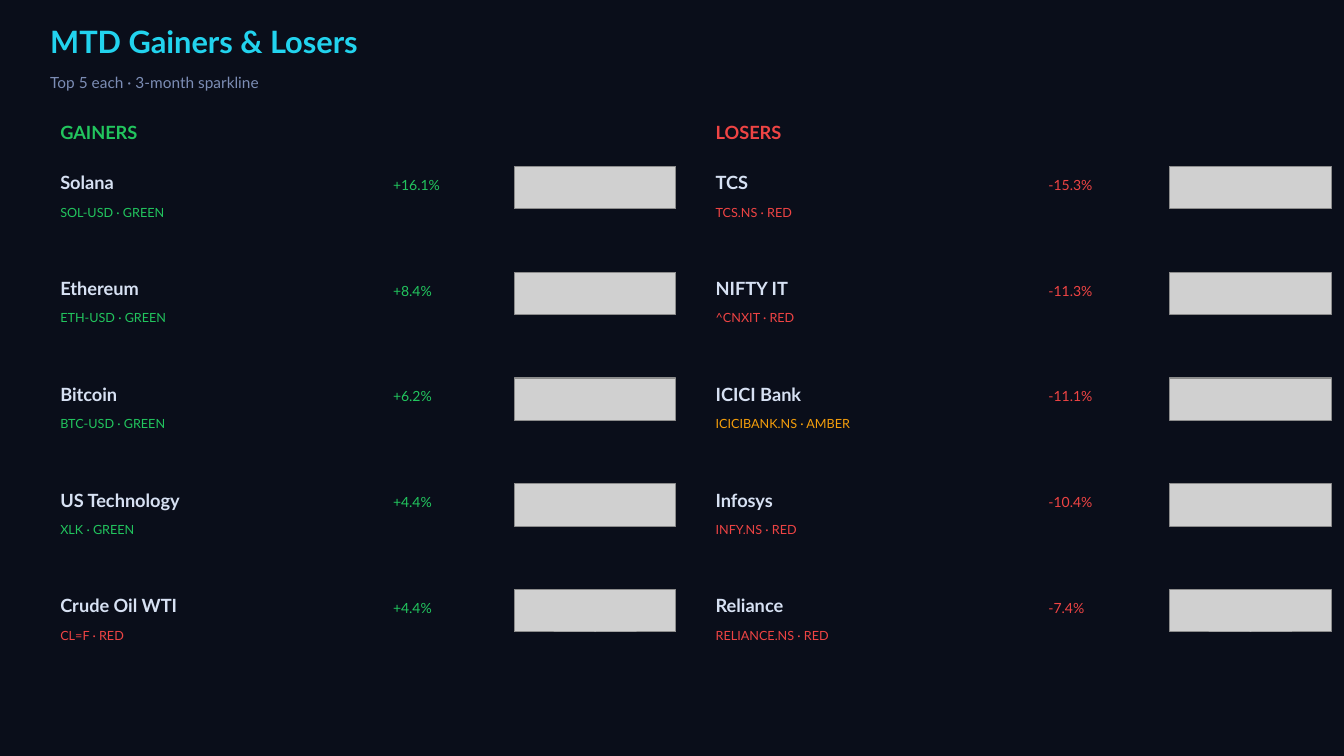
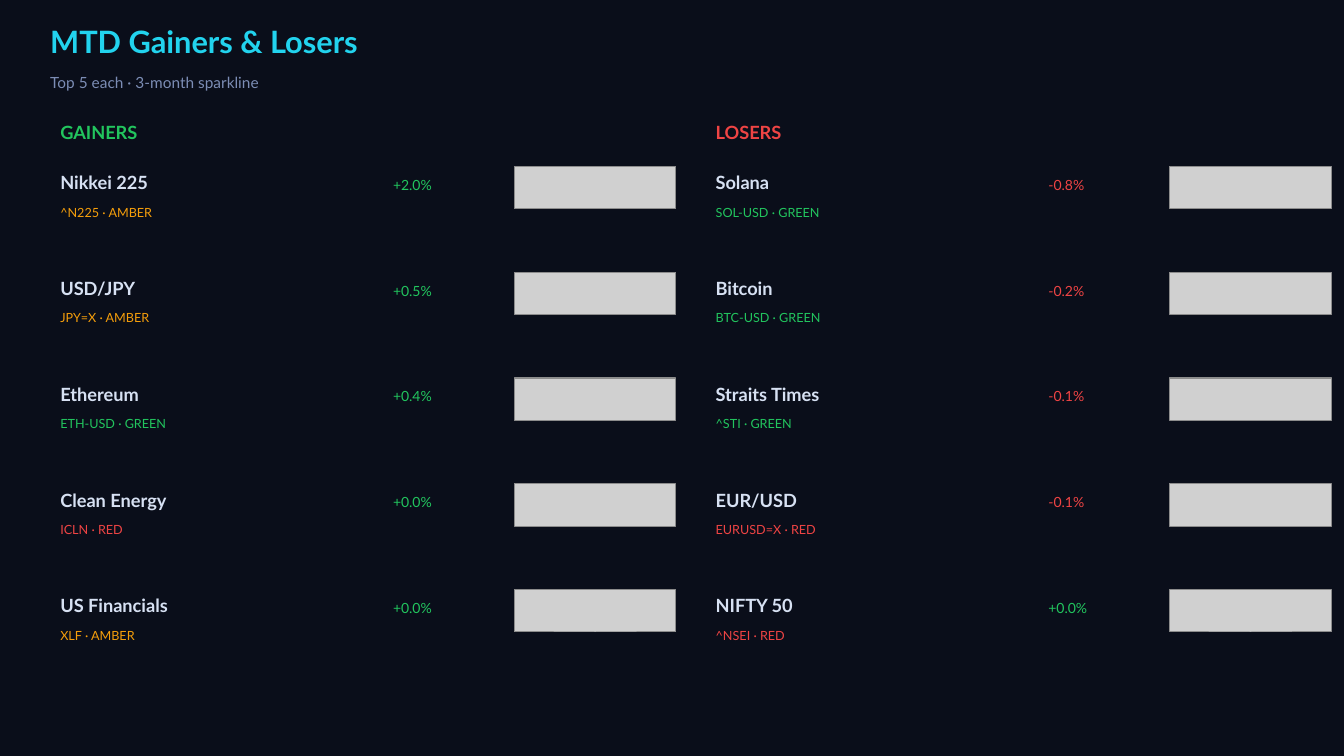
Before and after one commit to Pravkum23/pmr-terminal, a slide deck: slide 2 of docs/pmr_daily.pptx. Drawn at 1344x756 pixels with LibreOffice and Linux fonts; fonts in the diff are those of the drawing; grey boxes stand for pictures. Boxes give left, top, right and bottom in pixels: in the first picture for what was removed or moved away, otherwise in the second. Text is boxed around its words. In the diff, an @@ line names an element or a change of style, - is before the commit and + after.

```diff
--- a/docs/pmr_daily.pptx
+++ b/docs/pmr_daily.pptx
@@ text at [60, 175, 148, 189]: text changed @@
-Solana
+Nikkei 225
@@ text at [716, 175, 770, 189]: text changed @@
-TCS
+Solana
@@ text at [60, 208, 153, 217]: text changed; text colour #22C55E to #F59E0B @@
-SOL-USD · GREEN
+^N225 · AMBER
@@ text at [393, 180, 432, 190]: text changed @@
-+16.1%
++2.0%
@@ text at [716, 208, 819, 217]: text changed; text colour #EF4444 to #22C55E @@
-TCS.NS · RED
+SOL-USD · GREEN
@@ text at [1048, 180, 1084, 190]: text changed @@
--15.3%
+-0.8%
@@ text added at [60, 281, 135, 296], 13 pt, text #D7E1F3, bold @@
+USD/JPY
@@ text at [393, 286, 432, 296]: text changed @@
-+8.4%
++0.5%
@@ text at [716, 281, 773, 295]: text changed @@
-NIFTY IT
+Bitcoin
@@ text at [1048, 286, 1084, 296]: text changed @@
--11.3%
+-0.2%
@@ text at [60, 313, 150, 322]: text changed; text colour #22C55E to #F59E0B @@
-ETH-USD · GREEN
+JPY=X · AMBER
@@ text at [716, 313, 820, 322]: text changed; text colour #EF4444 to #22C55E @@
-^CNXIT · RED
+BTC-USD · GREEN
@@ text "Ethereum": place and size @@
-text "Ethereum" at [60, 281, 138, 295]
+text "Ethereum" at [60, 387, 138, 401]
@@ text removed at [60, 387, 117, 401] @@
-Bitcoin
@@ text at [716, 387, 819, 401]: text changed @@
-ICICI Bank
+Straits Times
@@ text at [60, 419, 166, 428]: text changed @@
-BTC-USD · GREEN
+ETH-USD · GREEN
@@ text at [393, 391, 432, 401]: text changed @@
-+6.2%
++0.4%
@@ text at [716, 419, 792, 428]: text changed; text colour #F59E0B to #22C55E @@
-ICICIBANK.NS · AMBER
+^STI · GREEN
@@ text at [1048, 391, 1084, 401]: text changed @@
--11.1%
+-0.1%
@@ text at [60, 493, 166, 511]: text changed @@
-US Technology
+Clean Energy
@@ text at [393, 497, 432, 507]: text changed @@
-+4.4%
++0.0%
@@ text at [716, 493, 797, 508]: text changed @@
-Infosys
+EUR/USD
@@ text at [1048, 497, 1084, 507]: text changed @@
--10.4%
+-0.1%
@@ text at [60, 525, 123, 534]: text changed; text colour #22C55E to #EF4444 @@
-XLK · GREEN
+ICLN · RED
@@ text at [716, 525, 816, 534]: text changed @@
-INFY.NS · RED
+EURUSD=X · RED
@@ text at [60, 598, 168, 612]: text changed @@
-Crude Oil WTI
+US Financials
@@ text at [716, 598, 793, 612]: text changed @@
-Reliance
+NIFTY 50
@@ text at [393, 603, 432, 613]: text changed @@
-+4.4%
++0.0%
@@ text at [1048, 603, 1087, 613]: text changed; text colour #EF4444 to #22C55E @@
--7.4%
++0.0%
@@ text at [60, 631, 135, 640]: text changed; text colour #EF4444 to #F59E0B @@
-CL=F · RED
+XLF · AMBER
@@ text at [716, 631, 785, 640]: text changed @@
-RELIANCE.NS · RED
+^NSEI · RED
```
Also in this commit, not shown: 3 other slides changed, 6 other files.
